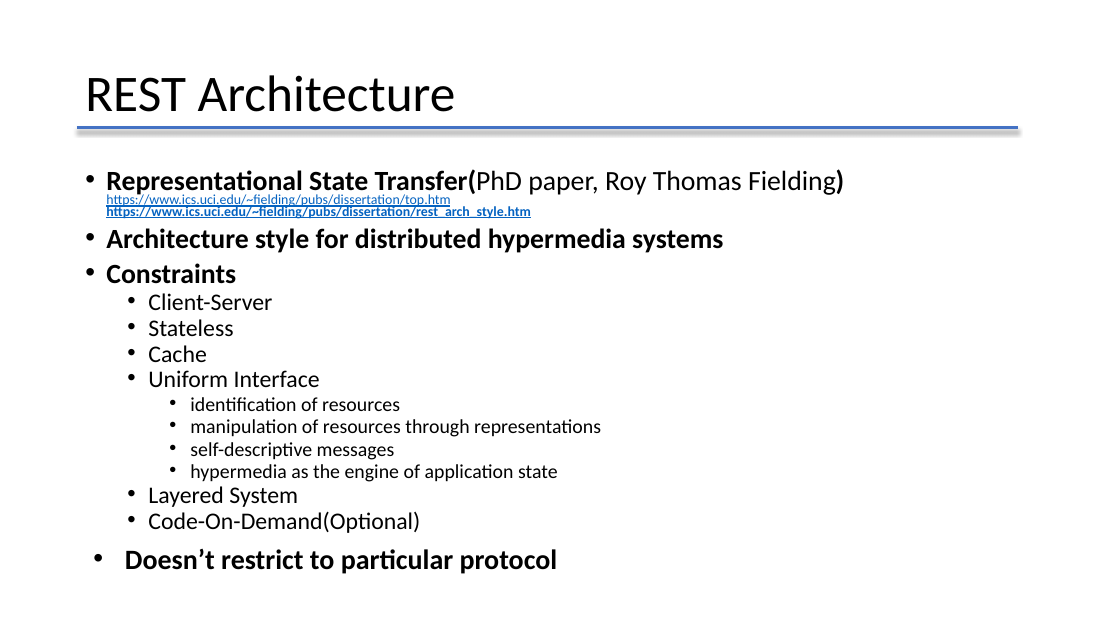
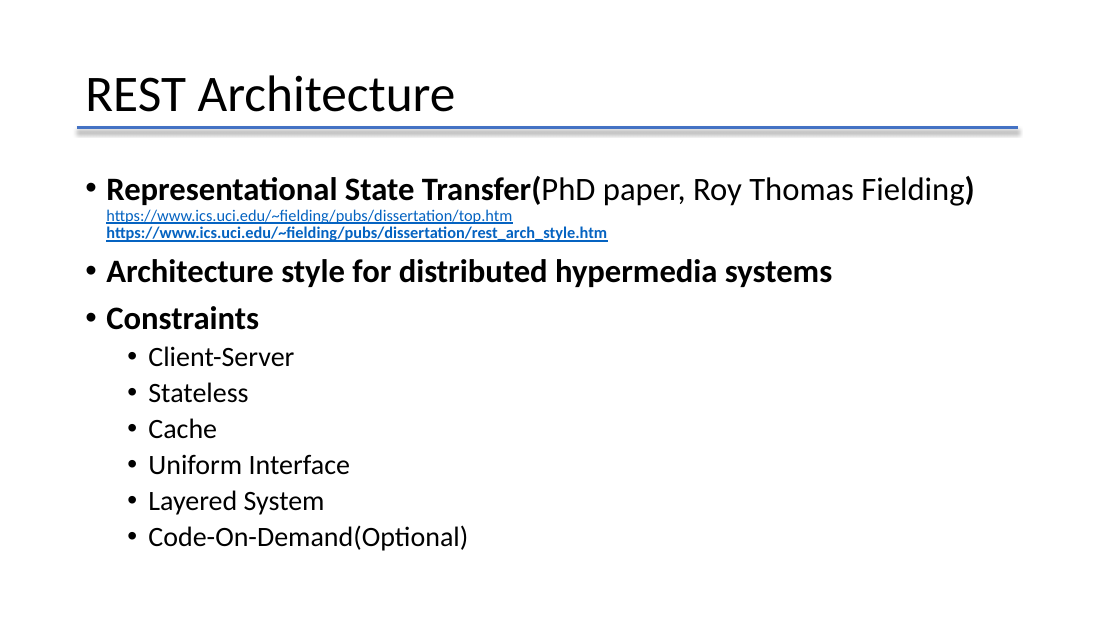
Before and after one commit to lbwxly/Todo, a slide deck: slide 3 of RestApiIntroduction.pptx. Drawn at 1120x630 pixels with LibreOffice and Linux fonts; fonts in the diff are those of the drawing. Boxes give left, top, right and bottom in pixels: in the first picture for what was removed or moved away, otherwise in the second. Text is boxed around its words. In the diff, an @@ line names an element or a change of style, - is before the commit and + after.

```diff
--- a/RestApiIntroduction.pptx
+++ b/RestApiIntroduction.pptx
@@ text "Representational State Transfer(PhD paper, Roy ..." at (106,176,974,551): size 23.8 to 28 pt in "Representational State Transfer(PhD paper, Roy Thomas Fieldi ...", "Architecture style for distributed hypermedia systems", "Constraints"; size 11.9 to 14 pt in "https://www.ics.uci.edu/~fielding/pubs/dissertation/top.htm  ..."; size 20.4 to 24 pt in "Client-Server", "Stateless", "Cache", "Uniform Interface" and 2 more places; line spacing 0.7 to 0.9 @@
@@ text at (190,397,601,482): paragraphs removed @@
-    • identification of resources
-    • manipulation of resources through representations
-    • self-descriptive messages
-    • hypermedia as the engine of application state
@@ text removed at (125,549,558,574) @@
-• Doesn’t restrict to particular protocol
```
Also in this commit, not shown: 5 other slides changed, 6 slides added, 6 other files.
